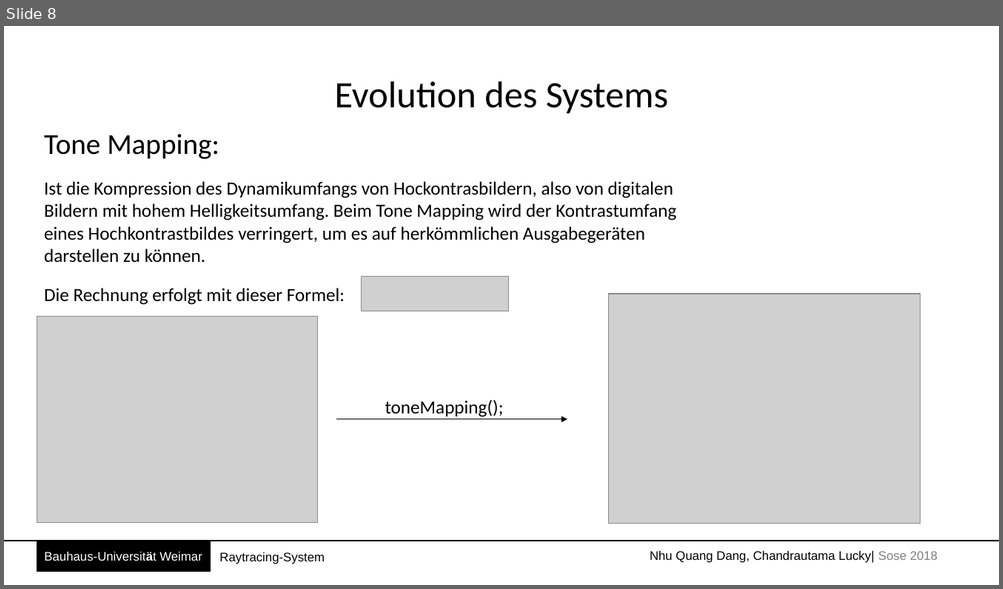
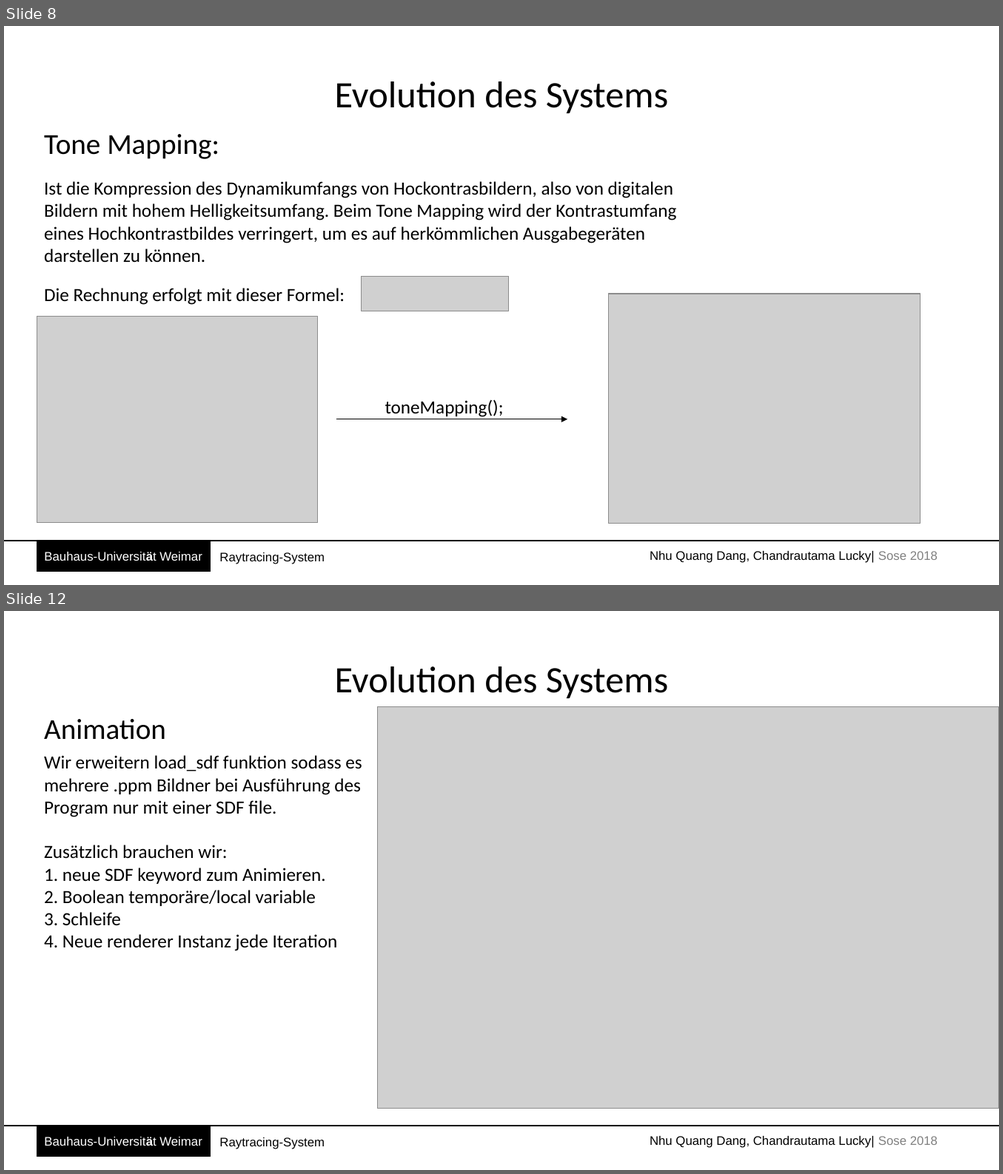
Before and after one commit to Batshaw/Coorp, a slide deck: Prasentation/raytracing.pptx. Shown one above the other, each under a label of ours: slide 8 before the commit, slides 8 and 12 after it; the slides between them are not shown. The pictures are 1003x589 and 1003x1174 pixels, drawn with LibreOffice and Linux fonts; fonts in the diff are those of the drawing; grey boxes stand for pictures. Boxes give left, top, right and bottom in pixels: in the first picture for what was removed or moved away, otherwise in the second. Text is boxed around its words. In the diff, an @@ line names an element or a change of style, - is before the commit and + after.

```diff
--- a/Prasentation/raytracing.pptx
+++ b/Prasentation/raytracing.pptx
@@ slide 12 added at box(4, 611, 999, 1170), background #FFFFFF @@
@@ text added at box(335, 667, 668, 698), 36 pt, text #000000 @@
+Evolution des Systems
@@ text added at box(44, 719, 166, 740), 28 pt, text #000000 @@
+Animation
@@ picture added at box(378, 707, 999, 1110) @@
@@ text added at box(44, 755, 361, 951), 18 pt, text #000000 @@
+Wir erweitern load_sdf funktion sodass es mehrere .ppm Bildner bei Ausführung des Program nur mit einer SDF file.
+Zusätzlich brauchen wir:
+1. neue SDF keyword zum Animieren.
+2. Boolean temporäre/local variable
+3. Schleife
+4. Neue renderer Instanz jede Iteration
@@ line added from (4, 1126) to (999, 1126), #000000 1.5 pt @@
@@ rectangle added at box(37, 1127, 210, 1156), fill #000000, outline #000000 1 pt, 12 pt, text #FFFFFF @@
+Bauhaus-Universität Weimar
@@ text added at box(219, 1138, 324, 1150), 12 pt, text #000000 @@
+Raytracing-System
@@ text added at box(649, 1136, 937, 1148), 12 pt, text #000000 @@
+Nhu Quang Dang, Chandrautama Lucky| Sose 2018
```
Also in this commit, not shown: 3 slides changed, 6 other slides added, 1 slide removed, 23 other files.
